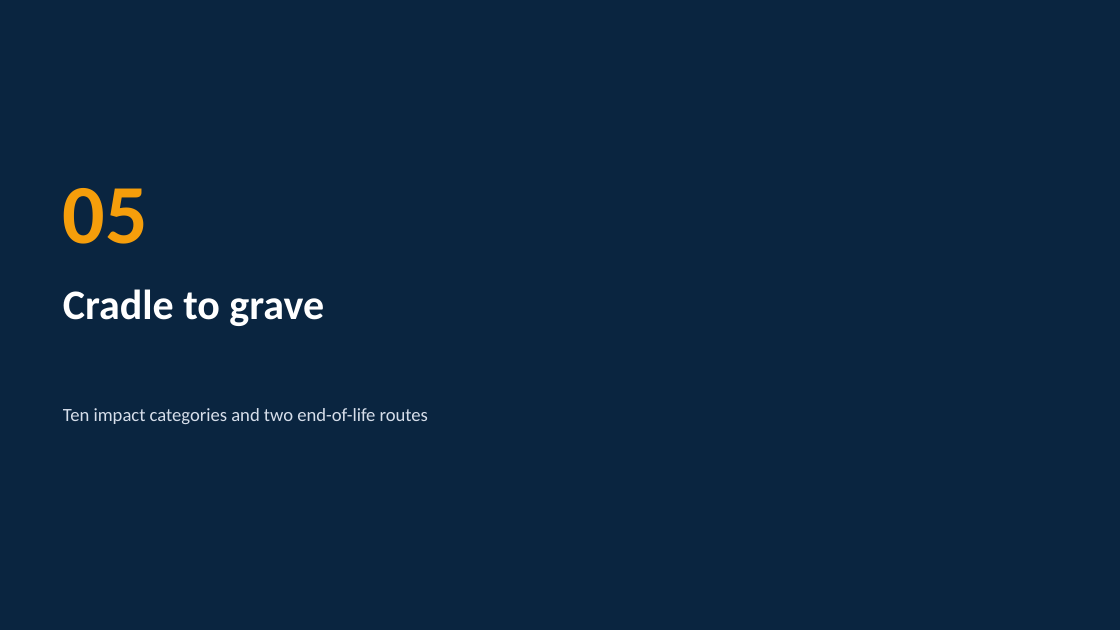
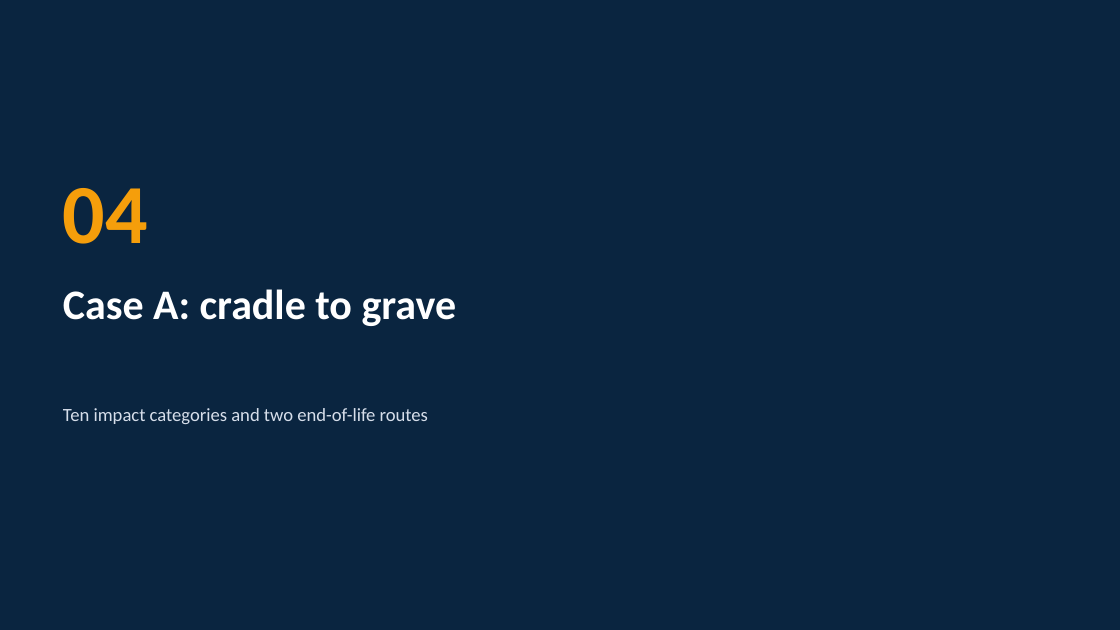
Before and after one commit to shariarmahir/Project-portfolio, a slide deck: slide 13 of public/downloads/presentation-iot-charging-infrastructure.pptx (slide 16 before the commit). Drawn at 1120x630 pixels with LibreOffice and Linux fonts; fonts in the diff are those of the drawing; background and template pictures are left out. Boxes give left, top, right and bottom in pixels: in the first picture for what was removed or moved away, otherwise in the second. Text is boxed around its words. In the diff, an @@ line names an element or a change of style, - is before the commit and + after.

```diff
--- a/public/downloads/presentation-iot-charging-infrastructure.pptx
+++ b/public/downloads/presentation-iot-charging-infrastructure.pptx
@@ text at (x1=63, y1=188, x2=148, y2=244): text changed @@
-05
+04
@@ text at (x1=63, y1=289, x2=457, y2=326): text changed @@
-Cradle to grave
+Case A: cradle to grave
```
Also in this commit, not shown: 12 other slides changed, 10 slides added, 10 slides removed, 18 other files.
